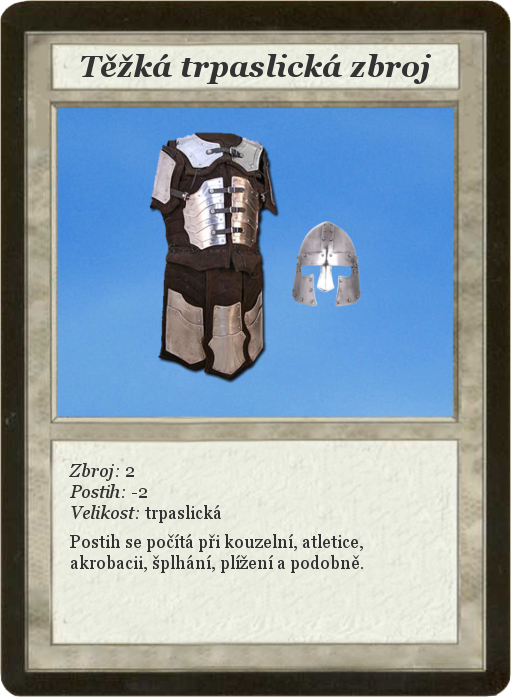
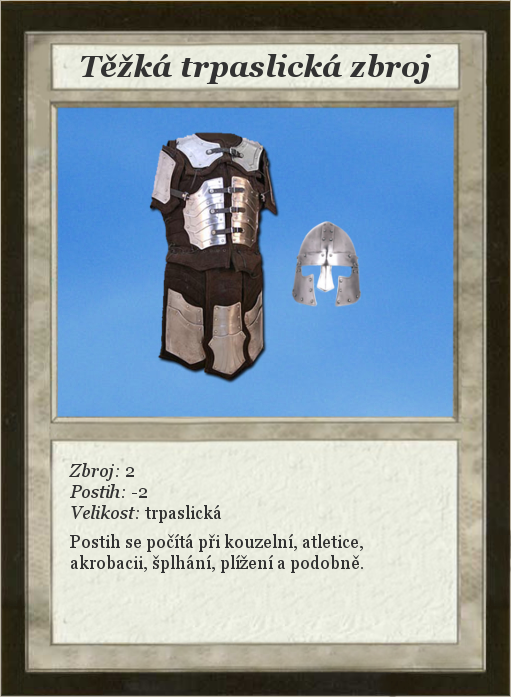
The second (511, 697) image is a revision of the first. Changes to its layers:
painted on "Card" over left=0, top=0, right=511, bottom=697
